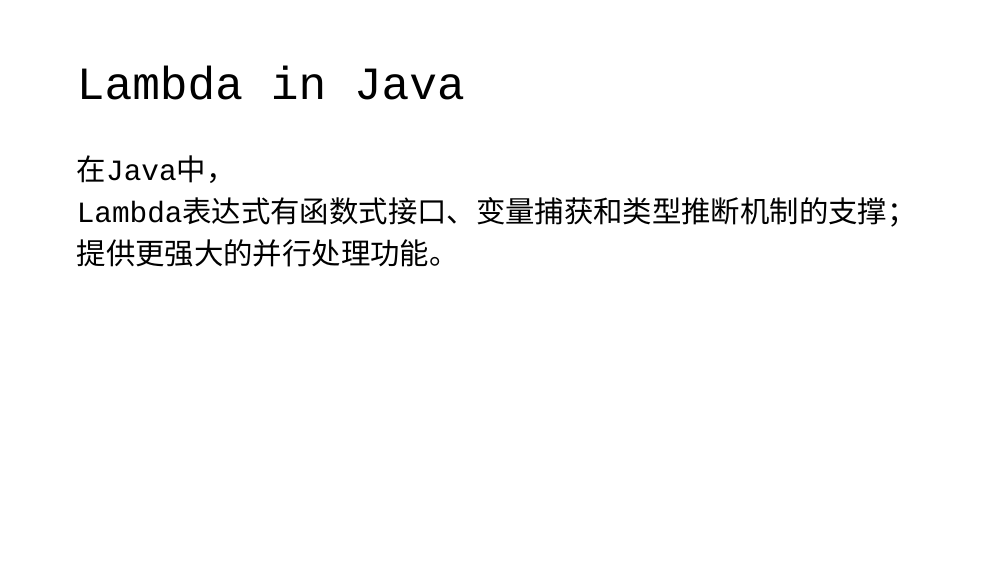
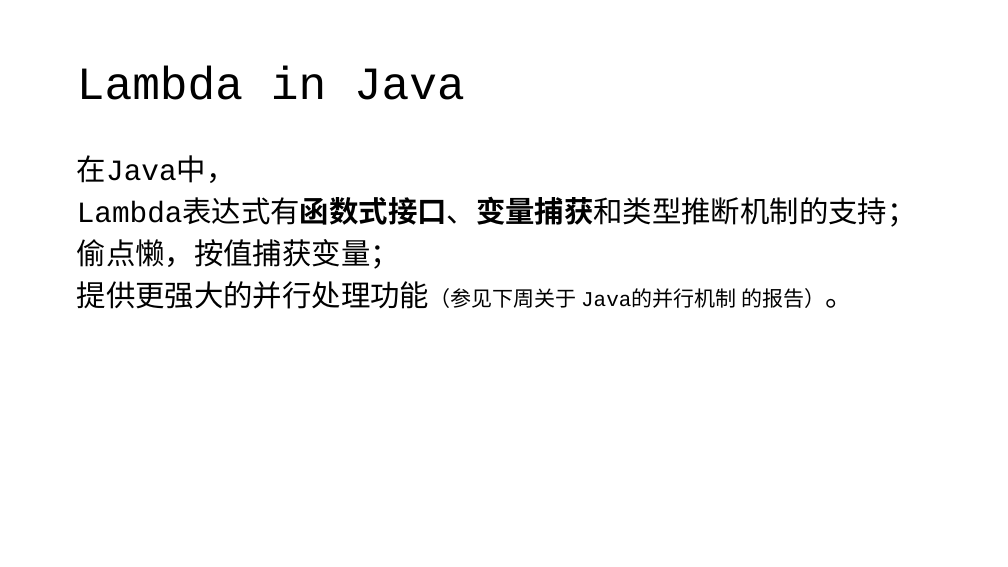
Before and after one commit to RuWang-0/lambda-in-Java-C-, a slide deck: slide 15 of lambda-ppt.pptx (slide 17 before the commit). Drawn at 1008x567 pixels with LibreOffice and Linux fonts; fonts in the diff are those of the drawing. Boxes give left, top, right and bottom in pixels: in the first picture for what was removed or moved away, otherwise in the second. Text is boxed around its words. In the diff, an @@ line names an element or a change of style, - is before the commit and + after.

```diff
--- a/lambda-ppt.pptx
+++ b/lambda-ppt.pptx
@@ text at (77,201,917,309): text changed @@
-Lambda表达式有函数式接口、变量捕获和类型推断机制的支撑；
-提供更强大的并行处理功能。
+Lambda表达式有函数式接口、变量捕获和类型推断机制的支持；
+偷点懒，按值捕获变量；
+提供更强大的并行处理功能（参见下周关于 Java的并行机制 的报告）。
```
Also in this commit, not shown: 11 other slides changed, 2 slides added, 4 slides removed.
